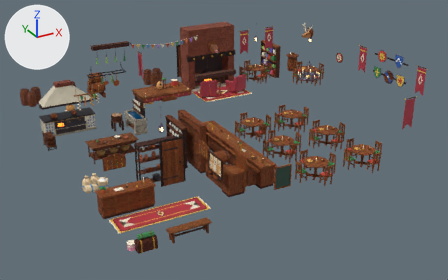
A saved change to the glTF model art/town/shops/shop_tavern_interior.gltf.
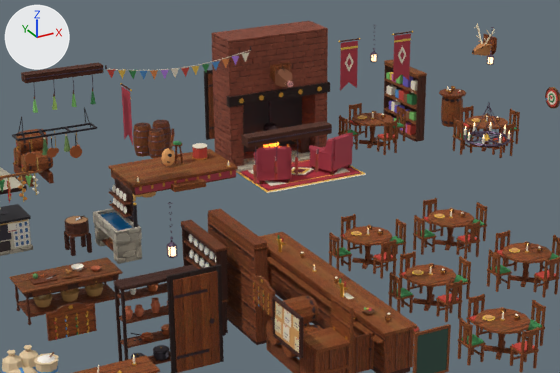
Old and new are each drawn whole from a camera (50 mm lens) standing at (-14.5, -18.4, 13.3) and looking at (0.2, 8.3, -0.1) and again close up on the part from 18% to 77% of the width and 4% to 67% of the height. The lights are fixed; the arrows at upper left show +X, +Y and +Z. The last two pictures show the newer version. Objects named as collision shapes, trigger or cutter boxes, shadow casters or lower levels of detail are left out. Vertices at exactly the same position are counted once.

Names of what the first close-up shows: 'shop_tavern_interior'.
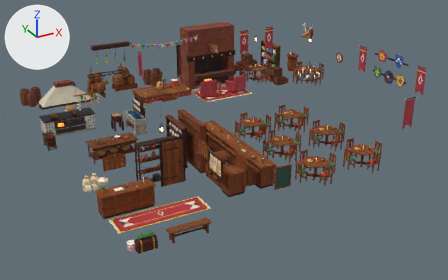
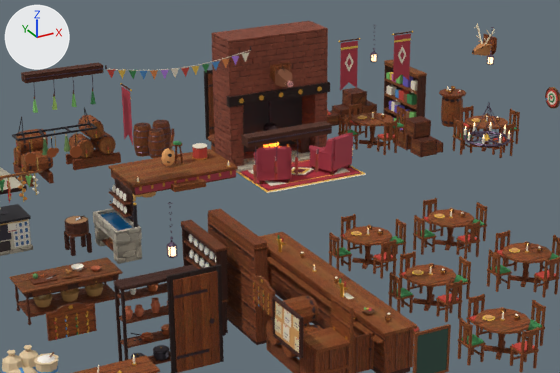
What the commit changed:
me_p14 is used by ob_shop_tavern_interior; location (0.0, 0.0, 0.0).
me_p14 had 30643 vertices, 54262 faces and spanned x -8.5..8.5, y 0.3..19.1, z 0.0..4.9.
me_p14 now has 33532 vertices, 59320 faces and spans x -8.5..8.5, y 0.3..19.1, z 0.0..4.9.
me_p14 part 1: a new loose piece, a box spanning x -2.35..-0.85, y 18.23..18.35, z 0.05..0.35, in mat_m_townwood.
me_p14 part 2: a new loose piece, a box spanning x -2.35..-0.85, y 18.83..18.95, z 0.05..0.35, in mat_m_townwood.
me_p14 part 3: 1511 vertices added at x -2.3..8.4, y 14.2..19.0, z 0.1..1.5.
me_p14 part 4: 3 vertices moved within x 6.2, y 18.8, z 0.4; 876 vertices added at x 6.2..8.4, y 18.0..19.0, z 0.1..1.0.
Other edits to the shape of me_p14 do not show in these pictures.

Boxes (x1, y1, x2, y2) around the edits, measured in the close-ups (560 x 373 px):
part 1 of me_p14, added (brown): after (72, 152, 121, 170)
part 2 of me_p14, added: after (66, 149, 114, 165)
part 3 of me_p14, added: after (69, 115, 443, 158)
part 4 of me_p14, built on (brown): after (327, 87, 377, 126)
